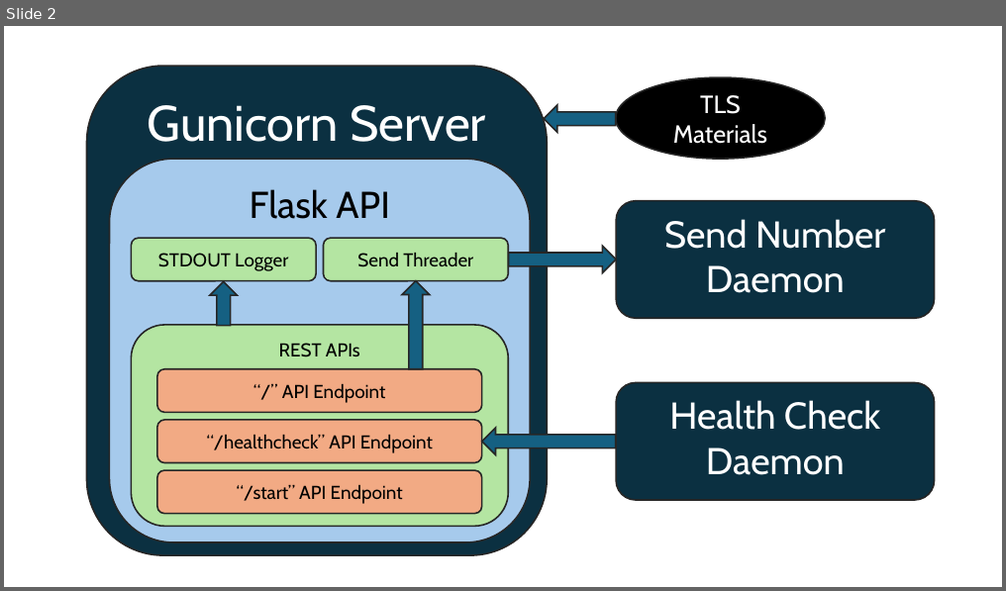
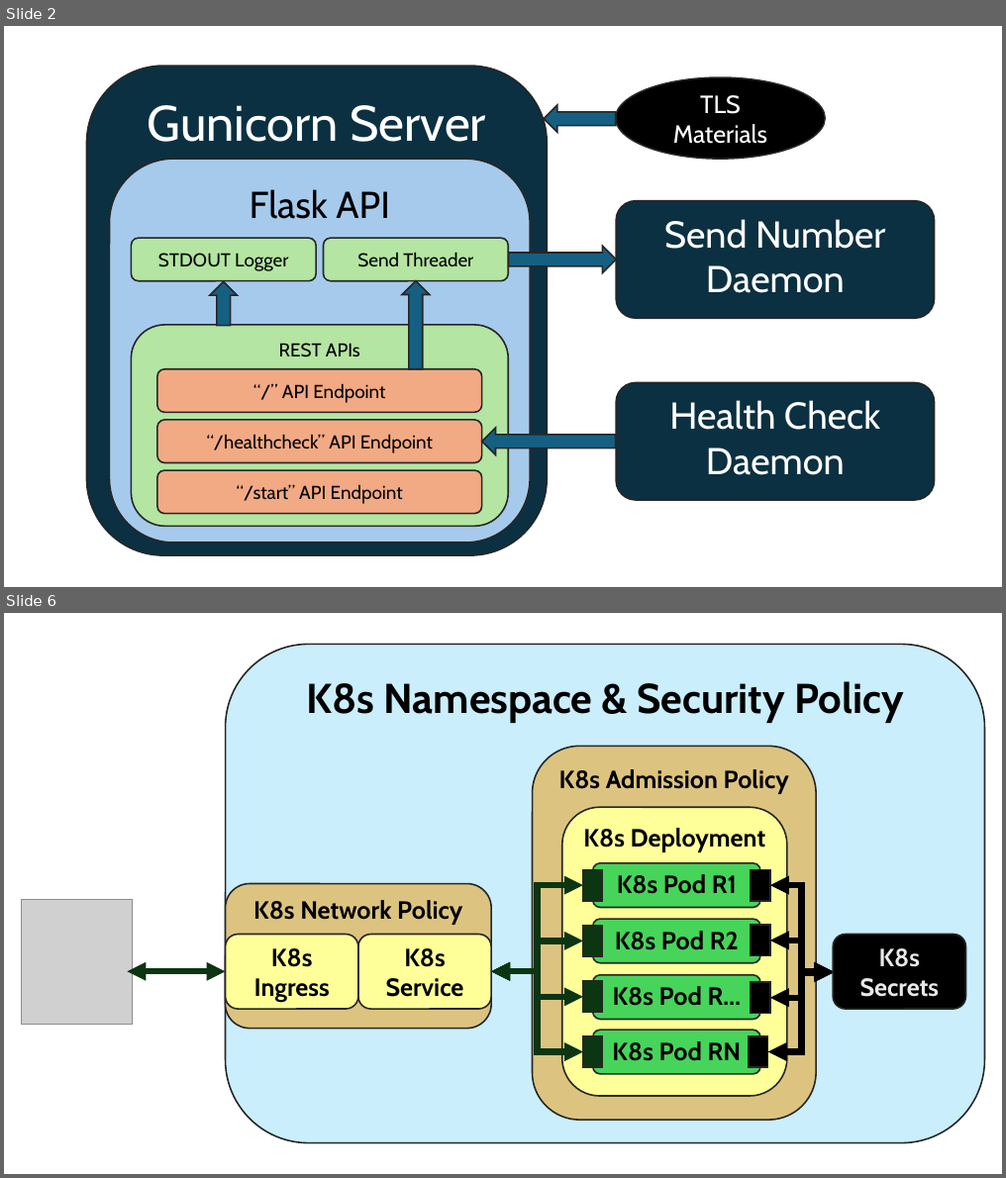
Before and after one commit to laoluadewoye/Run-Fibonacci, a slide deck: extra_materials/Run Fibonacci Graphs.pptx. Shown one above the other, each under a label of ours: slide 2 before the commit, slides 2 and 6 after it; the slides between them are not shown. The pictures are 1006x591 and 1006x1178 pixels, drawn with LibreOffice and Linux fonts; fonts in the diff are those of the drawing; grey boxes stand for pictures. Boxes give left, top, right and bottom in pixels: in the first picture for what was removed or moved away, otherwise in the second. Text is boxed around its words. In the diff, an @@ line names an element or a change of style, - is before the commit and + after.

```diff
--- a/extra_materials/Run Fibonacci Graphs.pptx
+++ b/extra_materials/Run Fibonacci Graphs.pptx
@@ slide 6 added at (x1=4, y1=613, x2=1002, y2=1174), background #FFFFFF @@
@@ group added at (x1=21, y1=645, x2=985, y2=1144): 11 rounded rectangles, 9 elbow double arrows, 8 rectangles, 1 picture @@
+K8s Namespace & Security Policy
+K8s Admission Policy
+K8s Deployment
+K8s Pod R1
+K8s Pod R2
+K8s Pod R…
+K8s Pod RN
+K8s Network Policy
+K8s Service
+K8s Ingress
+K8s Secrets
```
Also in this commit, not shown: 1 other slide added, 11 other files.
